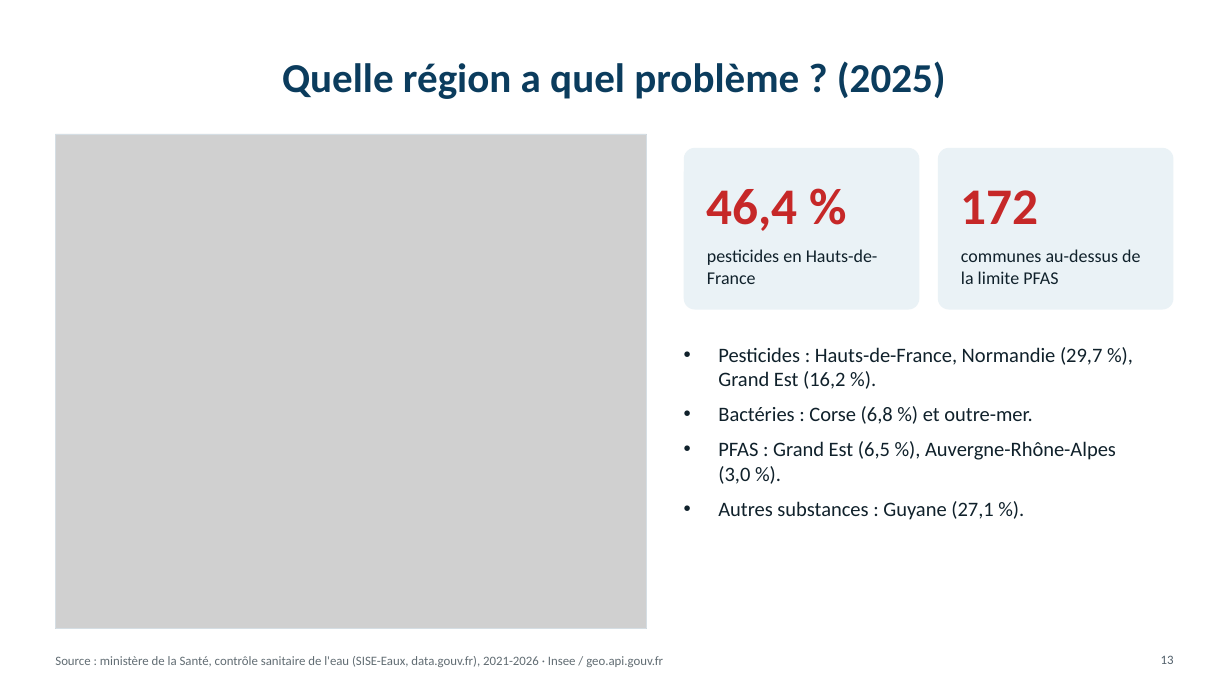
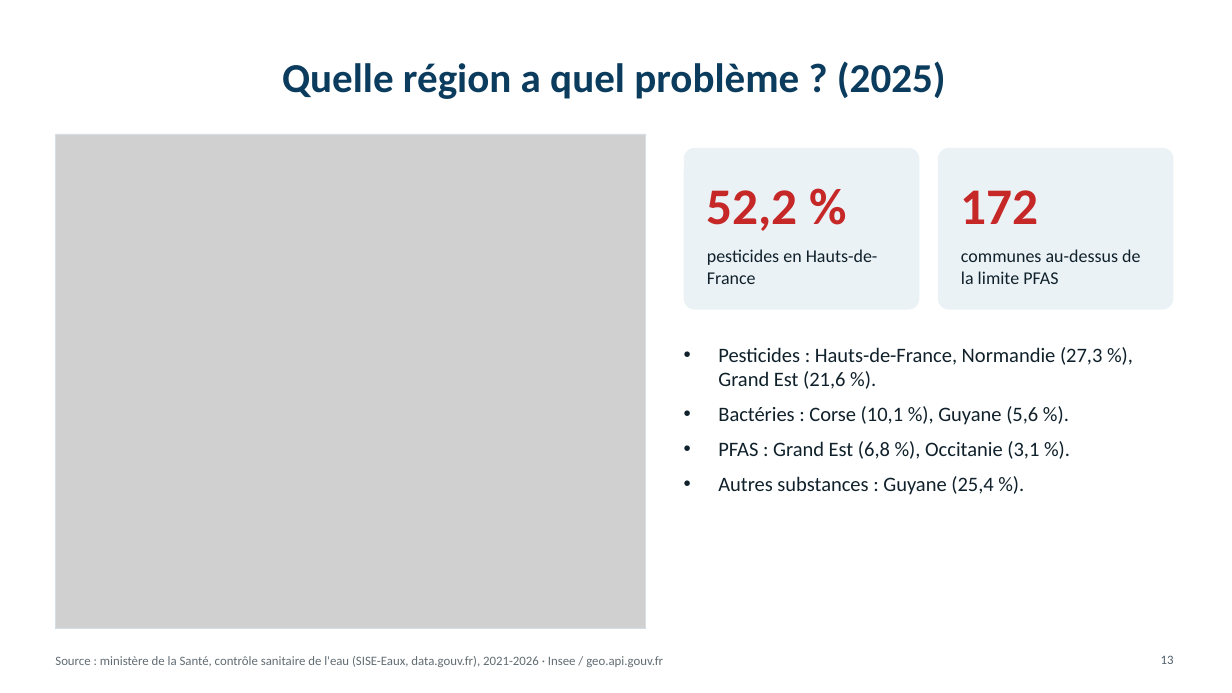
Before and after one commit to akka-ben/dataviz-qualite-eau, a slide deck: slide 13 of Presentation_Eau_du_robinet_v2.pptx. Drawn at 1232x693 pixels with LibreOffice and Linux fonts; fonts in the diff are those of the drawing; grey boxes stand for pictures. Boxes give left, top, right and bottom in pixels: in the first picture for what was removed or moved away, otherwise in the second. Text is boxed around its words. In the diff, an @@ line names an element or a change of style, - is before the commit and + after.

```diff
--- a/Presentation_Eau_du_robinet_v2.pptx
+++ b/Presentation_Eau_du_robinet_v2.pptx
@@ text at (x1=707, y1=190, x2=798, y2=231): text changed @@
-46,4 %
+52,2 %
@@ text at (x1=718, y1=347, x2=1102, y2=495): text changed @@
-• Pesticides : Hauts-de-France, Normandie (29,7 %), Grand Est (16,2 %).
-• Bactéries : Corse (6,8 %) et outre-mer.
-• PFAS : Grand Est (6,5 %), Auvergne-Rhône-Alpes (3,0 %).
-• Autres substances : Guyane (27,1 %).
+• Pesticides : Hauts-de-France, Normandie (27,3 %), Grand Est (21,6 %).
+• Bactéries : Corse (10,1 %), Guyane (5,6 %).
+• PFAS : Grand Est (6,8 %), Occitanie (3,1 %).
+• Autres substances : Guyane (25,4 %).
```
Also in this commit, not shown: 11 other slides changed, 23 other files.
